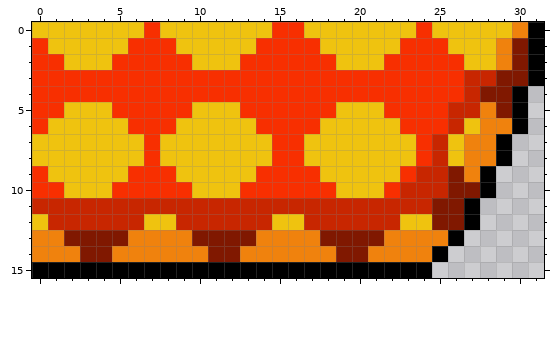
One commit to this pixel-art sprite: Crisp Skies/block-761.png. The picture above is the old version.
The file is 64x32 pixels, drawn in blocks of 2x2; one block is one cell here.
After:
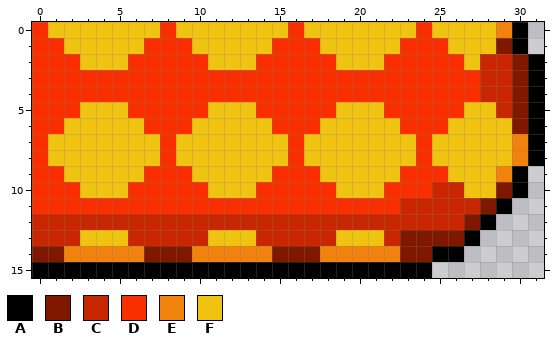
Palette (. is transparent): A #000000  B #801800  C #c82600  D #f82f00  E #f0820d  F #efc30f
What changed:
@@ x 0..31 @@
- 0 FFFFFFFDFFFFFFFDDFFFFFFFDFFFFFEA
- 1 DFFFFFDDDFFFFFDDDDFFFFFDDDFFFEBA
- 2 DDFFFDDDDDFFFDDDDDDFFFDDDDDFFEBA
- 3 DDDDDDDDDDDDDDDDDDDDDDDDDDDCCBBA
- 4 DDDDDDDDDDDDDDDDDDDDDDDDDDDCBBA.
- 5 DDFFFDDDDDFFFDDDDDDFFFDDDDCCEBA.
- 6 DFFFFFDDDFFFFFDDDDFFFFFDDDCFEEA.
- 7 FFFFFFFDFFFFFFFDDFFFFFFFDCFEEA..
- 8 FFFFFFFDFFFFFFFDDFFFFFFFDCFEEA..
- 9 DFFFFFDDDFFFFFDDDDFFFFFDCCBEA...
-10 DDFFFDDDDDFFFDDDDDDFFFDCCCBBA...
-11 CCCCCCCCCCCCCCCCCCCCCCCCCBBA....
-12 FCCCCCCFFCCCCCCFFCCCCCCFFBBA....
-13 EEBBBBEEEEBBBBEEEEBBBBEEEEA.....
-14 EEEBBEEEEEEBBEEEEEEBBEEEEA......
+ 0 DFFFFFFFDFFFFFFFDFFFFFFFDFFFFEA.
+ 1 DDFFFFFDDDFFFFFDDDFFFFFDDDFFFBA.
+ 2 DDDFFFDDDDDFFFDDDDDFFFDDDDDFCCBA
+ 3 DDDDDDDDDDDDDDDDDDDDDDDDDDDDCCBA
+ 4 DDDDDDDDDDDDDDDDDDDDDDDDDDDDCCBA
+ 5 DDDFFFDDDDDFFFDDDDDFFFDDDDDFFCBA
+ 6 DDFFFFFDDDFFFFFDDDFFFFFDDDFFFFBA
+ 7 DFFFFFFFDFFFFFFFDFFFFFFFDFFFFFEA
+ 8 DFFFFFFFDFFFFFFFDFFFFFFFDFFFFFEA
+ 9 DDFFFFFDDDFFFFFDDDFFFFFDDDFFFEA.
+10 DDDFFFDDDDDFFFDDDDDFFFDDDCCFFBA.
+11 DDDDDDDDDDDDDDDDDDDDDDDCCCCCBA..
+12 CCCCCCCCCCCCCCCCCCCCCCCCCCCBA...
+13 CCCFFFCCCCCFFFCCCCCFFFCBBBBA....
+14 BBEEEEEBBBEEEEEBBBEEEEEBBAA.....
 15 AAAAAAAAAAAAAAAAAAAAAAAAA.......
Boxes around the changes in both pictures, in picture pixels (x1, y1, x2, y2):
changed: (32, 22, 544, 262)
